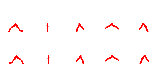
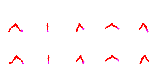
Before/after of a 160px x 64px layered artwork. What changed in the layer stack:
painted on "Hintergrund" over box(21, 27, 148, 64)
